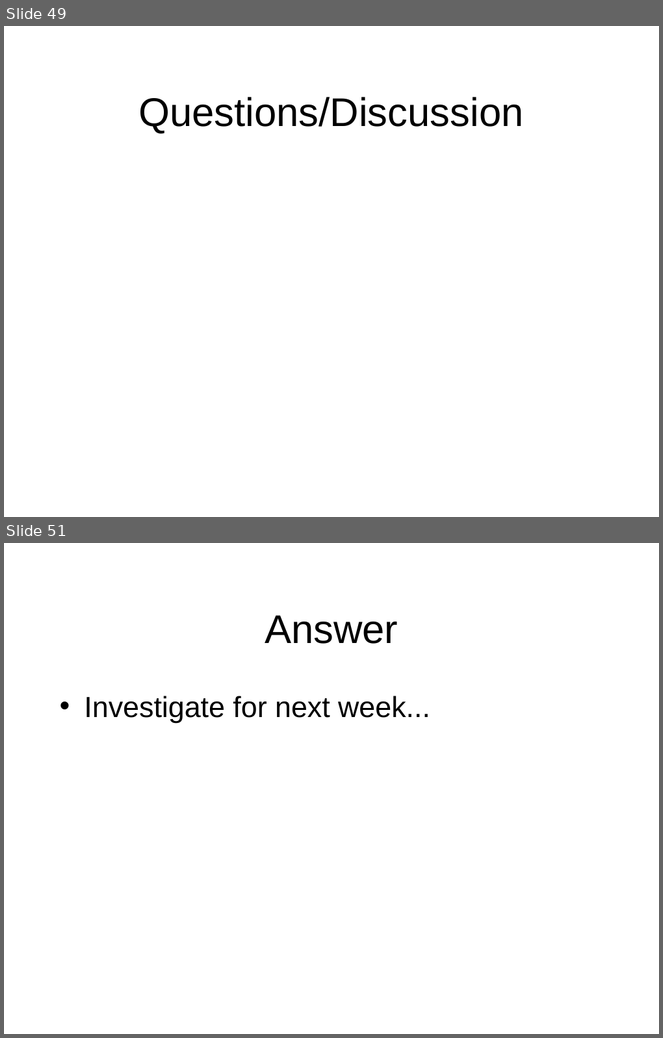
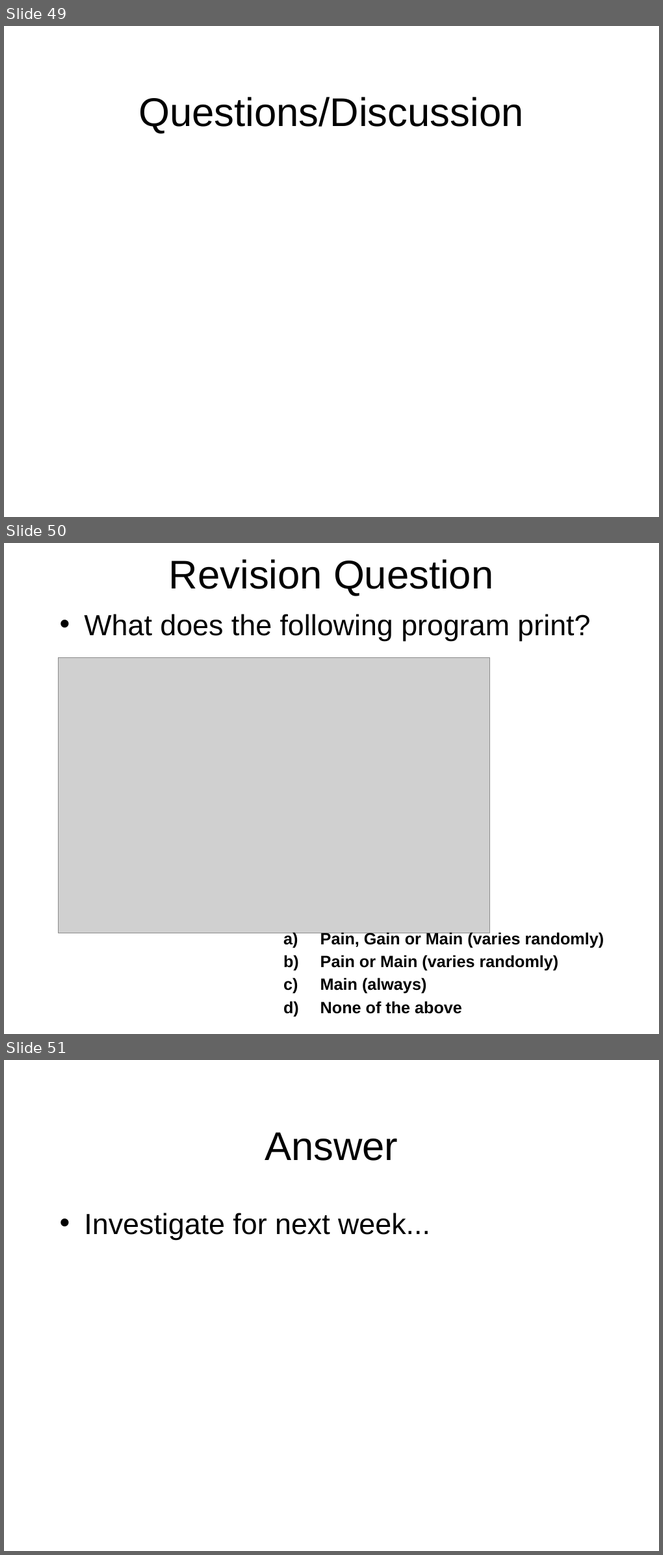
Before and after one commit to octaviordz/zjnu2017.github.io, a slide deck: OOP/lectures/080--Graphics.pptx. Shown one above the other, each under a label of ours: slides 49 and 51 before the commit, slides 49, 50 and 51 after it; the slides between them are not shown. The pictures are 663x1038 and 663x1555 pixels, drawn with LibreOffice and Linux fonts; fonts in the diff are those of the drawing; grey boxes stand for pictures. Boxes give left, top, right and bottom in pixels: in the first picture for what was removed or moved away, otherwise in the second. Text is boxed around its words. In the diff, an @@ line names an element or a change of style, - is before the commit and + after.

Commit message:
OOP Slides.

```diff
--- a/OOP/lectures/080--Graphics.pptx
+++ b/OOP/lectures/080--Graphics.pptx
@@ slide 50 added at [4,543,659,1034], background #FFFFFF @@
@@ title added at [169,559,493,596], 44 pt, text #000000 @@
+Revision Question
@@ text added at [84,614,590,641], 32 pt, text #000000 @@
+• What does the following program print?
@@ picture added at [59,657,490,934] @@
@@ text added at [321,931,605,1014], 18 pt, text #000000, bold @@
+a) Pain, Gain or Main (varies randomly)
+b) Pain or Main (varies randomly)
+c) Main (always)
+d) None of the above
```
Also in this commit, not shown: 1 slide removed, 1 other file.
